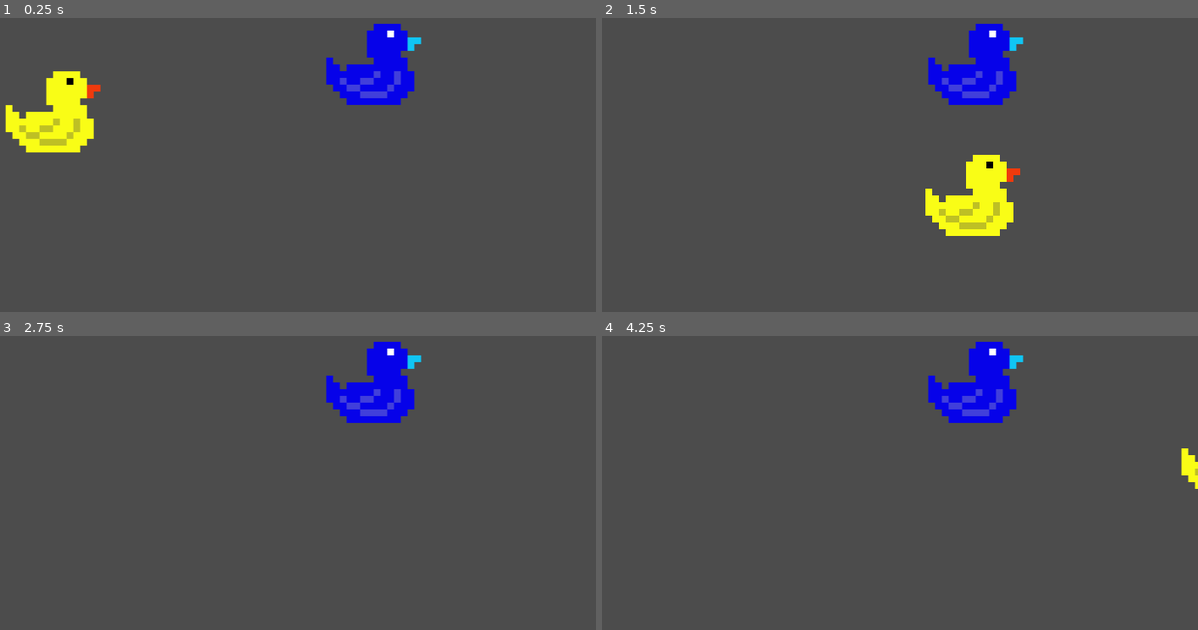
Above: before the commit, frames 1-4 (two rows, left to right).
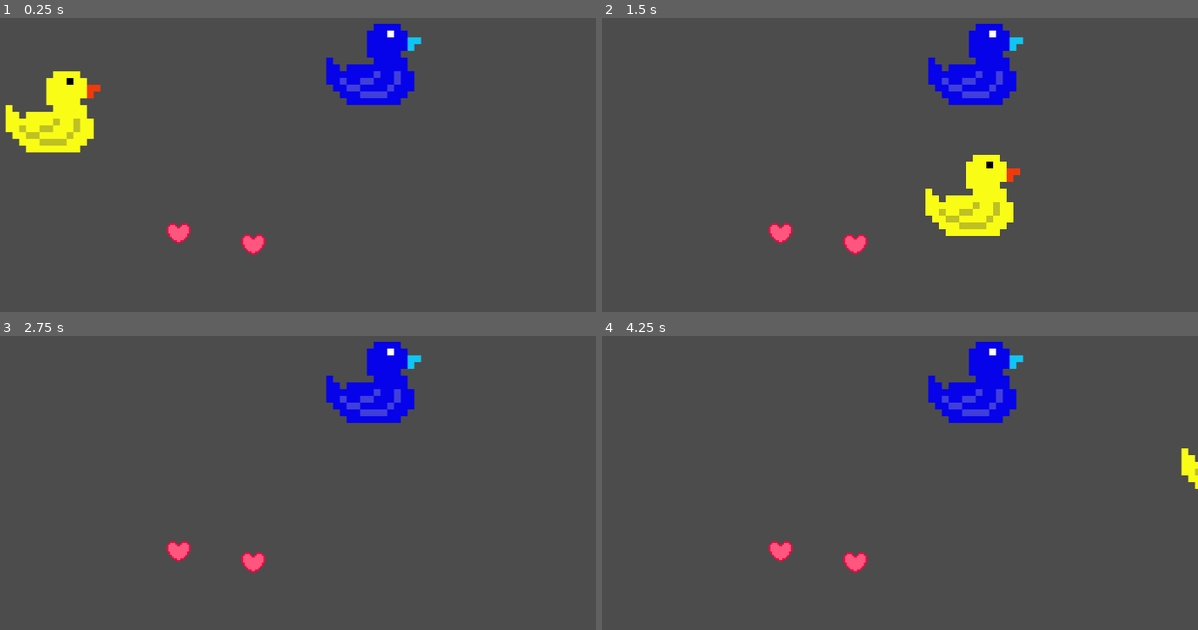
Above: after the commit, the same moments.

Repository: MahayBandit/Ludum-Dare-48
Game: Godot game, scene res://scenes/Char_test.tscn
The game is run twice, just before and just after one commit, with the same random seed, the same clock (stepped at 60 frames per second) and the same inputs. Before the commit the project starts from res://scenes/Main.tscn.
Inputs:
- Up to frame 1 (0.25 s): no input
- Up to frame 2 (1.5 s): tap Enter at 0.5 s; hold Right (Player_move_right) 0.53-1.28 s; hold Space (Player_move_faster) 0.53-1.28 s; hold Down (Player_move_down) from 1.28 s (still down); tap Space (Player_move_faster) at 1.35 s
- Up to frame 3 (2.75 s): release Down (Player_move_down) at 2.03 s; hold Right (Player_move_right) from 2.03 s (still down); hold Space (Player_move_faster) from 2.03 s (still down)
- Up to frame 4 (4.25 s): release Right (Player_move_right) at 2.78 s; release Space (Player_move_faster) at 2.78 s; hold Up (Player_move_up) 2.78-3.53 s; tap Space (Player_move_faster) at 2.85, 3.5 s; hold Left (Player_move_left) from 3.53 s (still down); hold Space (Player_move_faster) from 3.53 s (still down)

The runs differ from the first frame. In frame 1, 0.4% of the frame differs, in the area x 27-45%, y 69-81%; in frame 2, 0.4%; in frame 3, 0.4%; in frame 4, 0.4%.

Commit message:
Podnoszenie serduszek i zmiana zdrowia
zmieniłem nazwe sceny main na character test

Diff:
--- /dev/null
+++ b/HeartPickup.gd
@@ -0,0 +1,14 @@
+extends KinematicBody2D
+
+func health_change(ammount):
+	print("")
+
+func _on_PlayerDetector_body_entered(body):
+	body.health_change(1)
+	print("heart picked up <3")
+
+	queue_free()
+
+
+func _on_VisibilityNotifier2D_screen_exited():
+	queue_free()
--- a/project.godot
+++ b/project.godot
@@ -16,7 +16,7 @@
 [application]
 
 config/name="Ludum Dare 48"
-run/main_scene="res://scenes/Main.tscn"
+run/main_scene="res://scenes/Char_test.tscn"
 config/icon="res://icon.png"
 
 [display]
--- a/scenes/Char_Enemy.tscn
+++ b/scenes/Char_Enemy.tscn
@@ -1,7 +1,8 @@
 [gd_scene load_steps=5 format=2]
 
 [ext_resource path="res://assets/AntyKaczka_265X .png" type="Texture" id=1]
-[ext_resource path="res://scenes/Char_Enemy.gd" type="Script" id=2]
+[ext_resource path="res://scripts/Char_Enemy.gd" type="Script" id=2]
+
 
 [sub_resource type="CircleShape2D" id=1]
 radius = 100.0
--- a/scenes/Char_Player.tscn
+++ b/scenes/Char_Player.tscn
@@ -9,7 +9,7 @@
 [node name="PlayerBody" type="KinematicBody2D"]
 script = ExtResource( 2 )
 speed = 550
-health = 5
+max_health = 5
 
 [node name="CollisionShape2D" type="CollisionShape2D" parent="."]
 position = Vector2( 542.394, 470.412 )
--- a/scenes/Main.tscn
+++ b/scenes/Char_test.tscn
@@ -1,7 +1,8 @@
-[gd_scene load_steps=3 format=2]
+[gd_scene load_steps=4 format=2]
 
 [ext_resource path="res://scenes/Char_Player.tscn" type="PackedScene" id=1]
 [ext_resource path="res://scenes/Char_Enemy.tscn" type="PackedScene" id=2]
+[ext_resource path="res://scenes/HeartPickup.tscn" type="PackedScene" id=3]
 
 [node name="Main" type="Node2D"]
 
@@ -10,3 +11,9 @@
 
 [node name="Enemy" parent="." instance=ExtResource( 2 )]
 position = Vector2( 1074.93, 313.395 )
+
+[node name="HeartPickup" parent="." instance=ExtResource( 3 )]
+position = Vector2( 790.729, 736.75 )
+
+[node name="HeartPickup2" parent="." instance=ExtResource( 3 )]
+position = Vector2( 613.54, 710.261 )
--- /dev/null
+++ b/scenes/HeartPickup.tscn
@@ -0,0 +1,23 @@
+[gd_scene load_steps=4 format=2]
+
+[ext_resource path="res://HeartPickup.gd" type="Script" id=1]
+[ext_resource path="res://assets/Heart_col_64x.png" type="Texture" id=2]
+
+[sub_resource type="CircleShape2D" id=1]
+radius = 32.0
+
+[node name="HeartPickup" type="KinematicBody2D"]
+script = ExtResource( 1 )
+
+[node name="PlayerDetector" type="Area2D" parent="."]
+
+[node name="CollisionShape2D" type="CollisionShape2D" parent="PlayerDetector"]
+shape = SubResource( 1 )
+
+[node name="Heart_col_64x" type="Sprite" parent="PlayerDetector"]
+position = Vector2( 0, 4 )
+texture = ExtResource( 2 )
+
+[node name="VisibilityNotifier2D" type="VisibilityNotifier2D" parent="."]
+[connection signal="body_entered" from="PlayerDetector" to="." method="_on_PlayerDetector_body_entered"]
+[connection signal="screen_exited" from="VisibilityNotifier2D" to="." method="_on_VisibilityNotifier2D_screen_exited"]
--- a/scripts/Char_Player.gd
+++ b/scripts/Char_Player.gd
@@ -1,17 +1,20 @@
 extends KinematicBody2D
+
+
 
 export var speed:= 0
 export var falling_modifier = 1.0
 
-export var health = 0
+export var max_health = 0
+var health = 0
 
 
 var immortal = false
 
 
 func _ready():
-	print("fuck this shit")
-
+	print("FALL!")
+	health = max_health
 
 
 func _physics_process(delta: float) -> void:
@@ -43,23 +46,24 @@
 
 
 func take_dmg():
-	print("fuck this shit")
-
+	print("collision occured UwU")
 
 
 	if not immortal:
-		health = health - 1
-		if health <= 0:
-			visible = not visible
+		health_change(-1)
 		immortality()
 
 
-func immortality():
+func immortality(duration=3):
 	immortal = true
 	print ("immortality")
 	print (" ")
 
 	var timer = get_node("ImmortalityTimer")
+
+	timer.set_wait_time(duration)
+
+
 	timer.connect("timeout", self, "on_timer_timeout")
 	timer.set_one_shot(true)
 	timer.start()
@@ -69,3 +73,15 @@
 	print (health)
 	print (" ")
 	immortal = false
+
+
+
+func health_change(ammount):
+
+		health = health + ammount
+
+		if health > max_health:
+			health = max_health
+
+		if health <= 0:
+			visible = false
Binary file added: assets/Heart_col_64x.png
Not shown, added: assets/Heart_col_64x.png.import
Renamed: scenes/Char_Enemy.gd -> scripts/Char_Enemy.gd
